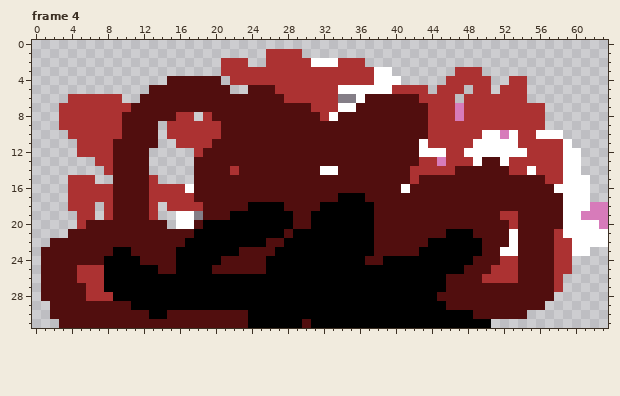
Two states of a pixel-art file, ratanimwhite.ase. This is how it looked before the edit.
64x32 pixels, 4 frames. Shown: frame 4.
After:
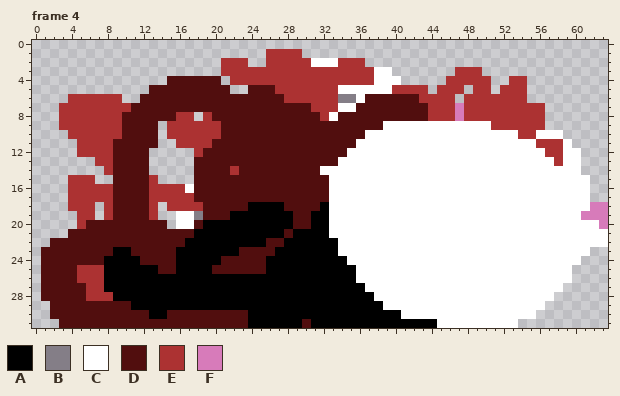
Palette (. is transparent): A #000000  B #847e87  C #ffffff  D #510e0e  E #ac3232  F #d77bba
Changes in this commit:
Changed rows in their new state; - is an unchanged pixel.
Frame 4:
first column x 33:
 9 ------CCCCCCCCCCCC----------
10 ----CCCCCCCCCCCCC--C--------
11 ---CCCCCCC-CCCCC-----CC-----
12 --CCCCCCCC---CC-------CC----
13 -CCCCCCCCCCCCCCC-CC-CCCCC---
14 -CCCCCCCCCCCCCCCCCCCCC-CCC--
15 CCCCCCCCCCCCCCCCCCCCCCCCCC--
16 CCCCCCCC-CCCCCCCCCCCCCCCC---
17 CCCCCCCCCCCCCCCCCCCCCCCCCC--
18 CCCCCCCCCCCCCCCCCCCCCCCCCC--
19 CCCCCCCCCCCCCCCCCCCCCCCCCC--
20 CCCCCCCCCCCCCCCCCCCCCCCCCC--
21 CCCCCCCCCCCCCCCCCCCC-CCCCC--
22 -CCCCCCCCCCCCCCCCCCC-CCCCCC-
23 -CCCCCCCCCCCCCCCCCC--CCCCCC-
24 --CCCCCCCCCCCCCCCCCCCCCCCCCC
25 ---CCCCCCCCCCCCCCCCCCCCCCCC-
26 ---CCCCCCCCCCCCCCCCCCCCCCCC-
27 ----CCCCCCCCCCCCCCCCCCCCCC--
28 -----CCCCCCCCCCCCCCCCCCCC---
29 ------CCCCCCCCCCCCCCCCCC----
30 --------CCCCCCCCCCCCCCC-----
31 ------------CCCCCCCCC-------
Where, in picture pixels (left, top, right, bottom), the same in both pictures:
changed: (329, 121, 581, 328)
